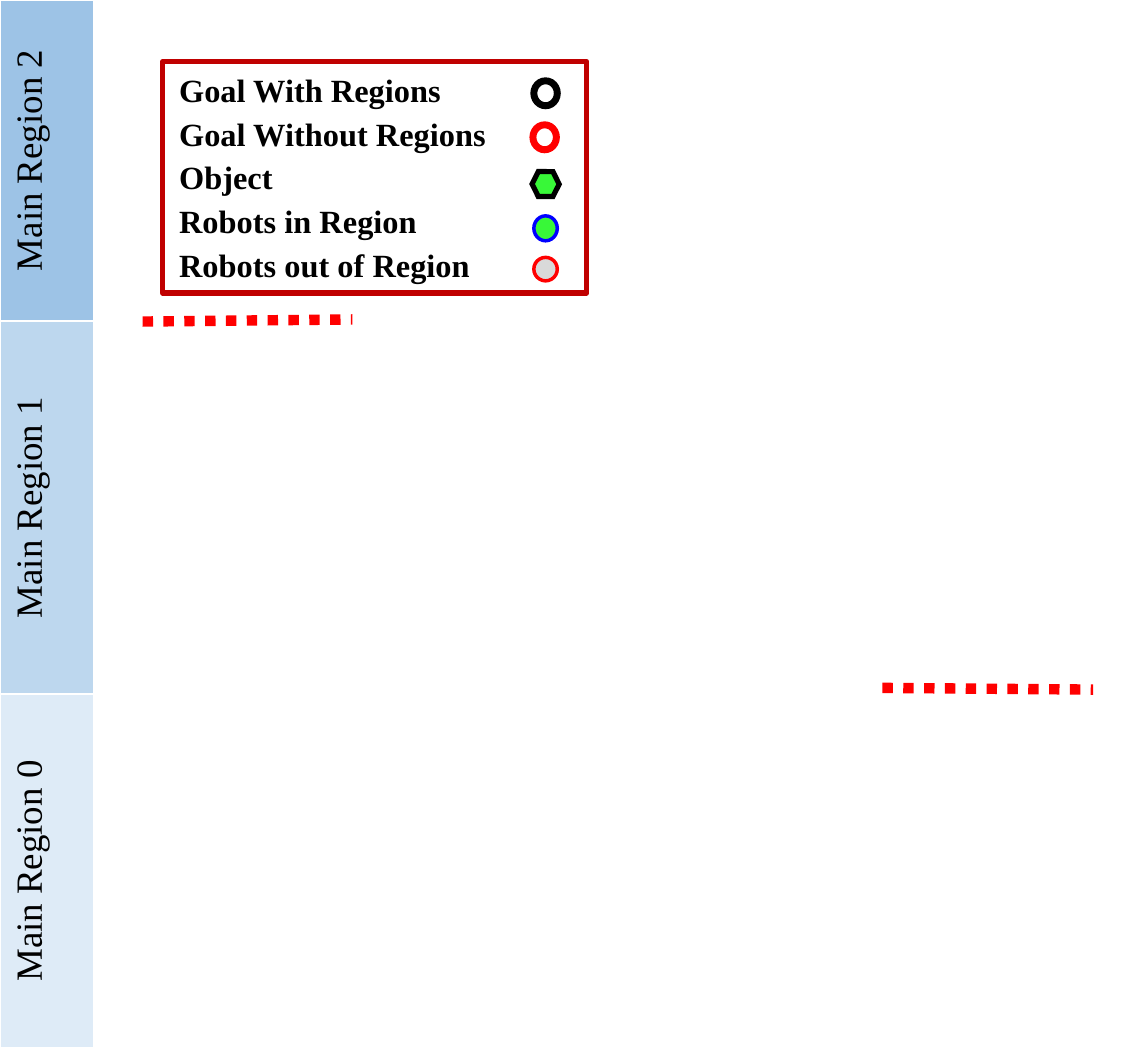
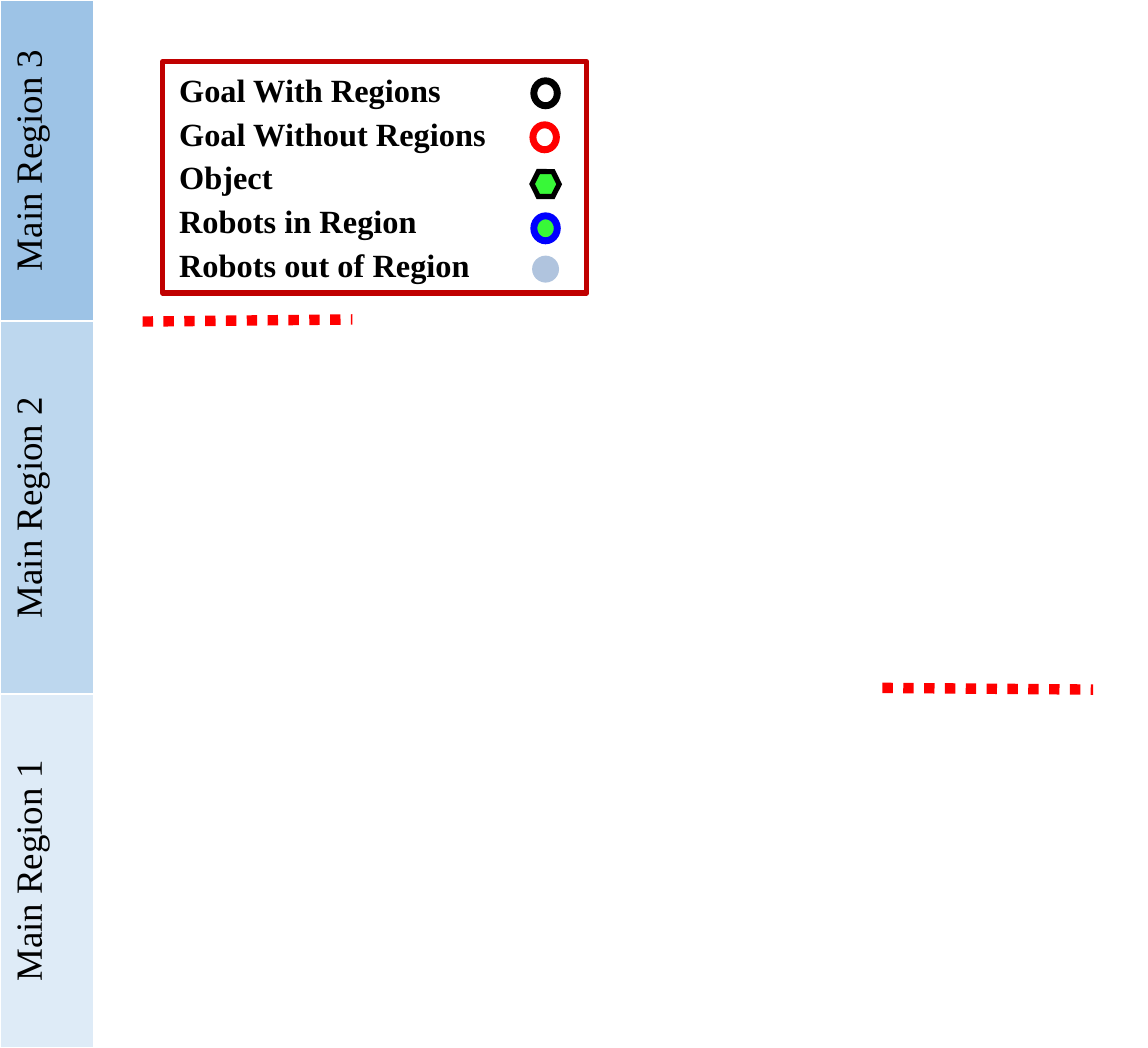
Before and after one commit to aabecker/SwarmControlSandbox, a slide deck: slide 1 of papers/journalSwarmControl/pictures/MainRegionsv2.pptx. Drawn at 1148x1048 pixels with LibreOffice and Linux fonts; fonts in the diff are those of the drawing; background and template pictures are left out. Boxes give left, top, right and bottom in pixels: in the first picture for what was removed or moved away, otherwise in the second. Text is boxed around its words. In the diff, an @@ line names an element or a change of style, - is before the commit and + after.

```diff
--- a/papers/journalSwarmControl/pictures/MainRegionsv2.pptx
+++ b/papers/journalSwarmControl/pictures/MainRegionsv2.pptx
@@ table at (x1=0, y1=0, x2=95, y2=1048) @@
+row 1: Main Region 3
-row 3: Main Region 0
@@ ellipse at (x1=534, y1=216, x2=557, y2=241): outline #0000FF 1.5 pt to #0000FF 3 pt @@
@@ ellipse at (x1=534, y1=258, x2=557, y2=281): fill #D9D9D9 to #B0C4DE; outline #FF0000 1.5 pt to #B0C4DE 1.5 pt @@
```
Also in this commit, not shown: 3 other files.
